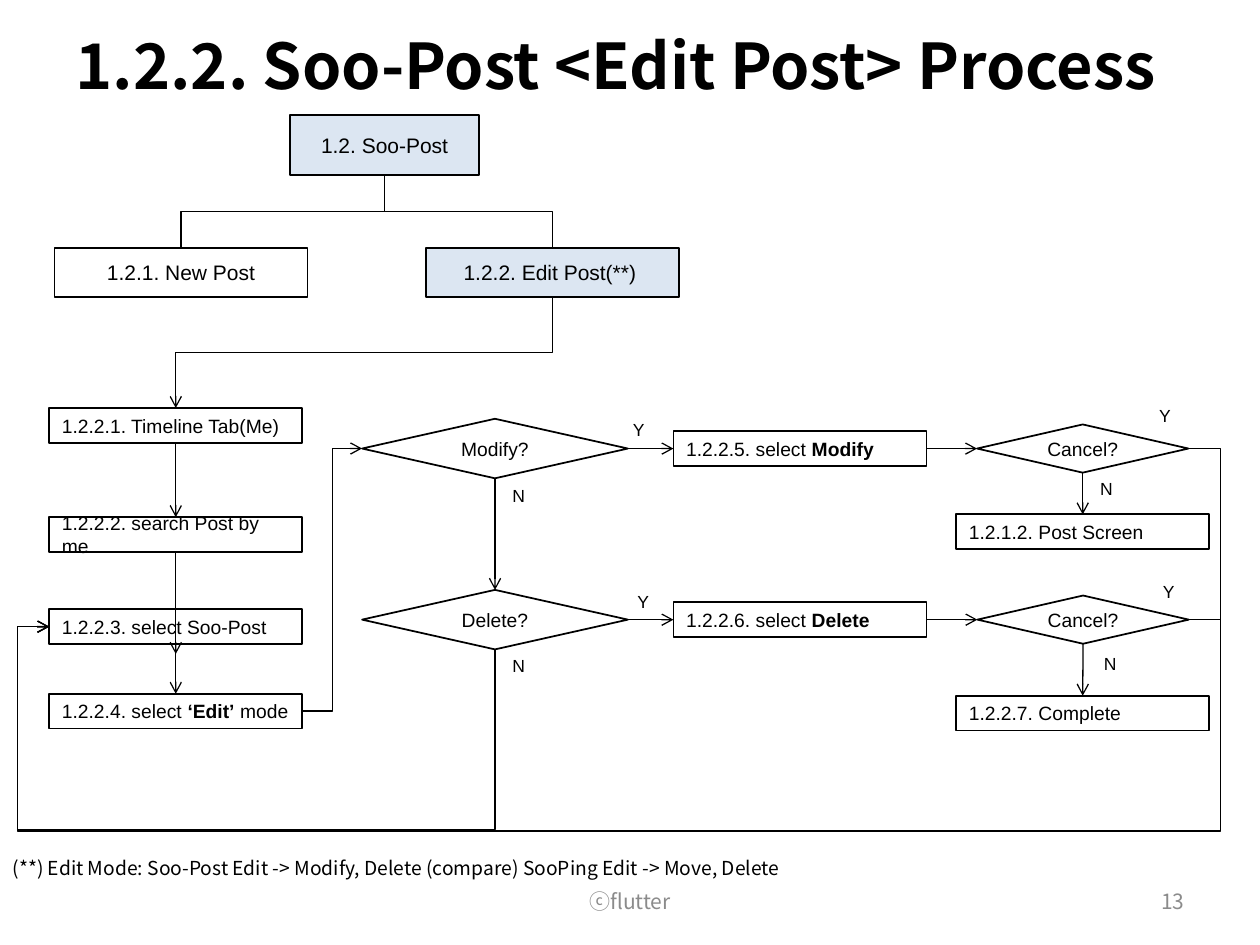
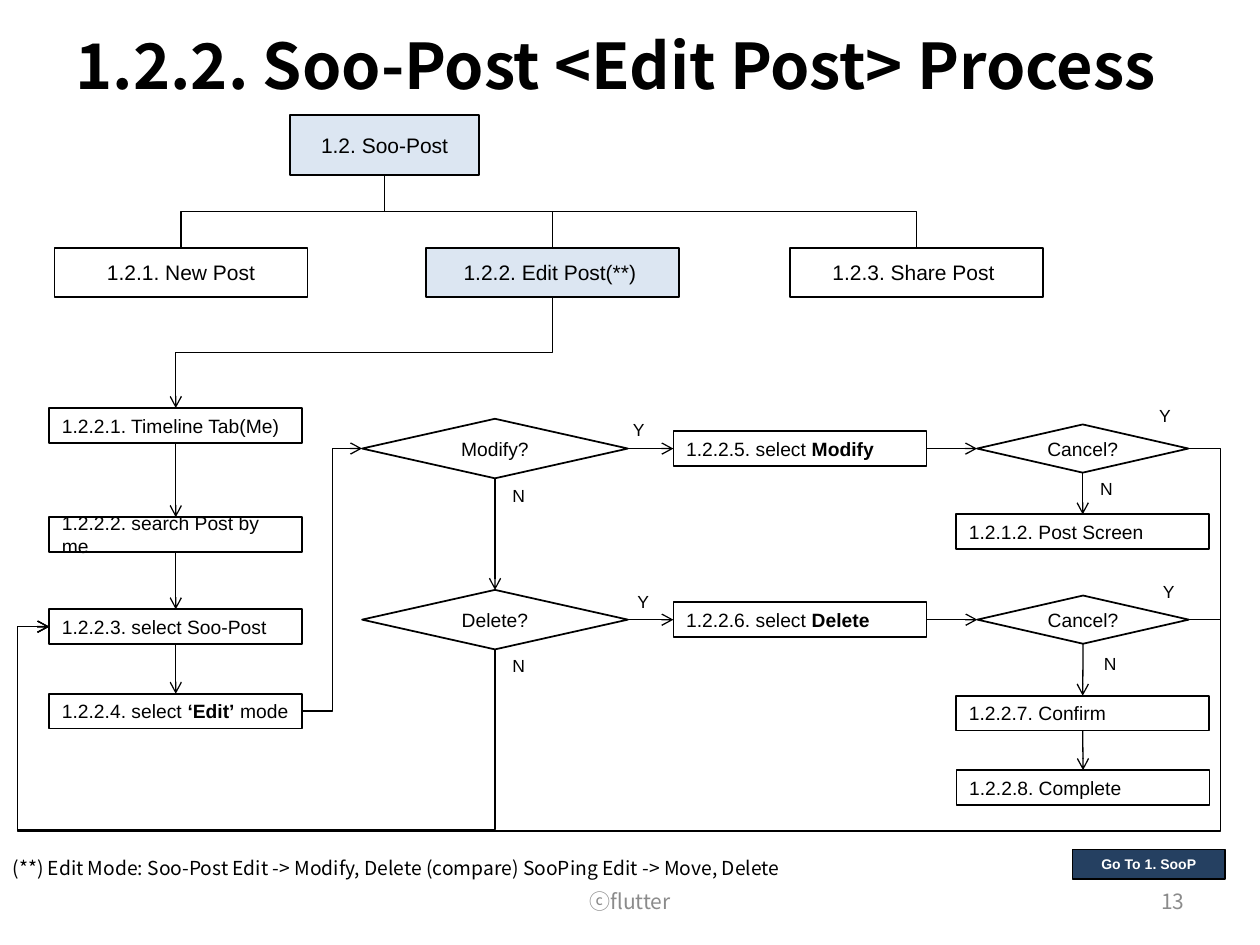
Before and after one commit to wooramc/soop_rep, a slide deck: slide 13 of flutter_process.pptx. Drawn at 1260x945 pixels with LibreOffice and Linux fonts; fonts in the diff are those of the drawing. Boxes give left, top, right and bottom in pixels: in the first picture for what was removed or moved away, otherwise in the second. Text is boxed around its words. In the diff, an @@ line names an element or a change of style, - is before the commit and + after.

Commit message:
process_hyperlink

```diff
--- a/flutter_process.pptx
+++ b/flutter_process.pptx
@@ elbow line added from (384, 175) to (916, 248), #000000 0.75 pt @@
@@ rectangle added at (790, 248, 1043, 297), outline #000000 1 pt, 12 pt, text #000000 @@
+1.2.3. Share Post
@@ arrow moved from (176, 552) - (176, 654) to (176, 552) - (176, 610) @@
@@ text in rectangle at (969, 706, 1105, 721): text changed @@
-1.2.2.7. Complete
+1.2.2.7. Confirm
@@ arrow added from (1082, 731) to (1084, 770), #000000 0.75 pt @@
@@ rectangle added at (956, 770, 1210, 805), outline #000000 1 pt, 11 pt, text #000000 @@
+1.2.2.8. Complete
@@ rectangle added at (1072, 849, 1225, 879), fill #254061, outline #000000 1 pt, 8 pt, text #FFFFFF, bold @@
+Go To 1. SooP
```
Also in this commit, not shown: 15 other slides changed, 2 slides added.
